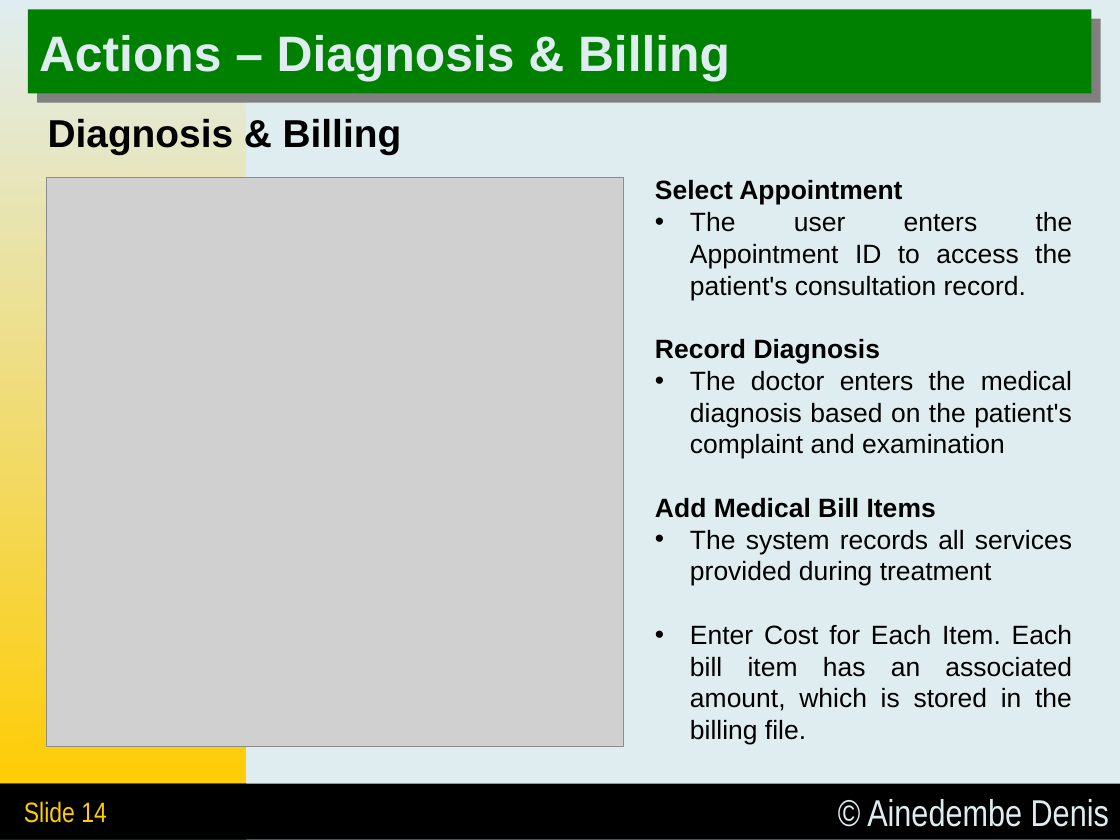
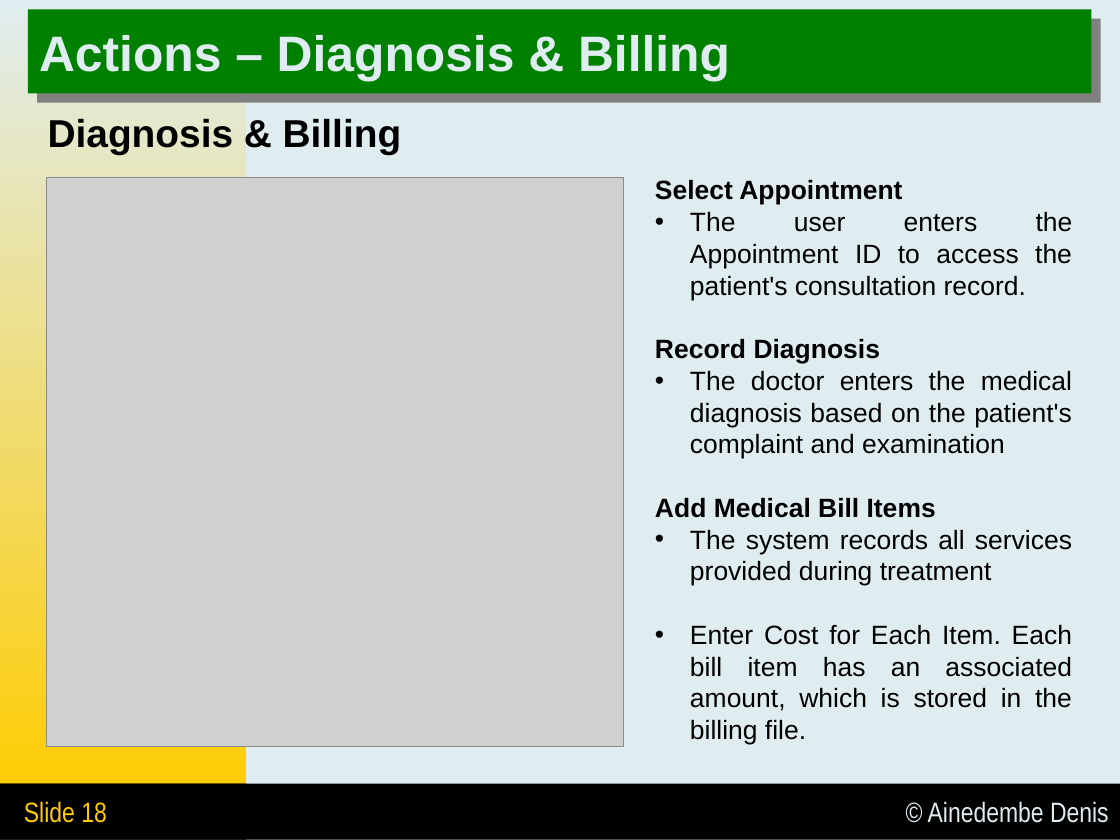
Before and after one commit to Ainedembe-Denis/Systems-Programing---C-PROJECTS, a slide deck: slide 19 of Ainedembe Denis - Presentation.pptx. Drawn at 1120x840 pixels with LibreOffice and Linux fonts; fonts in the diff are those of the drawing; grey boxes stand for pictures. Boxes give left, top, right and bottom in pixels: in the first picture for what was removed or moved away, otherwise in the second. Text is boxed around its words. In the diff, an @@ line names an element or a change of style, - is before the commit and + after.

```diff
--- a/Ainedembe Denis - Presentation.pptx
+++ b/Ainedembe Denis - Presentation.pptx
@@ rectangle "© Ainedembe Denis" at <box>0,784,1120,840</box>: size 24 to 18 pt @@
@@ text in rectangle at <box>24,801,107,823</box>: text changed @@
-Slide 14
+Slide 18
```
Also in this commit, not shown: 31 other slides changed, 1 slide added, 2 other files.
